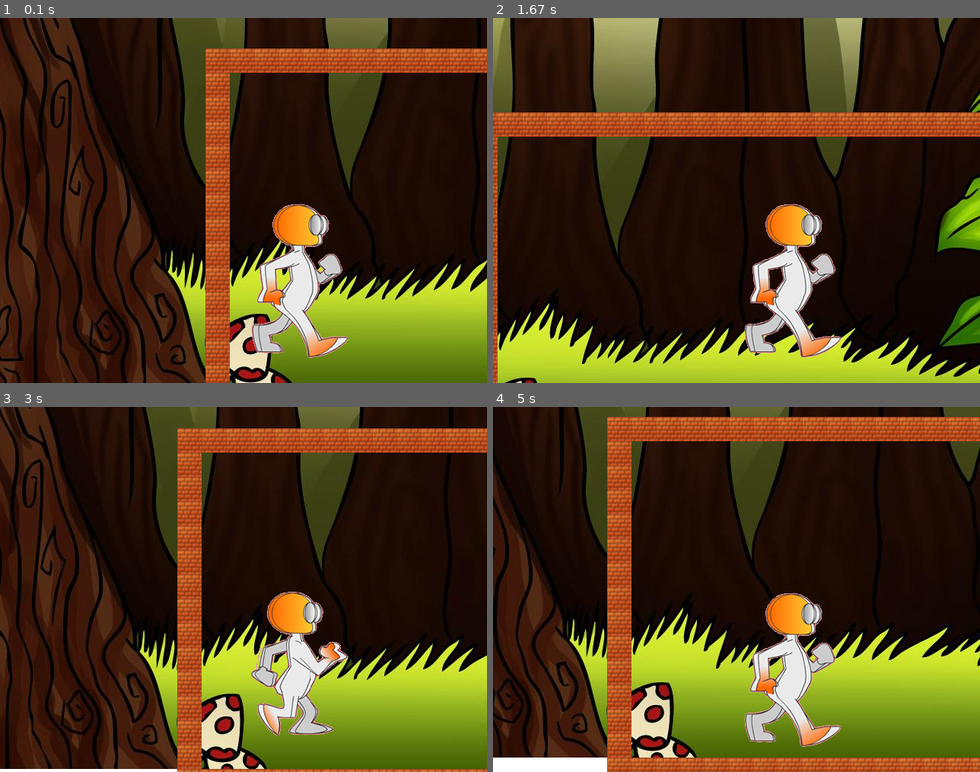
Above: before the commit, frames 1-4 (two rows, left to right).
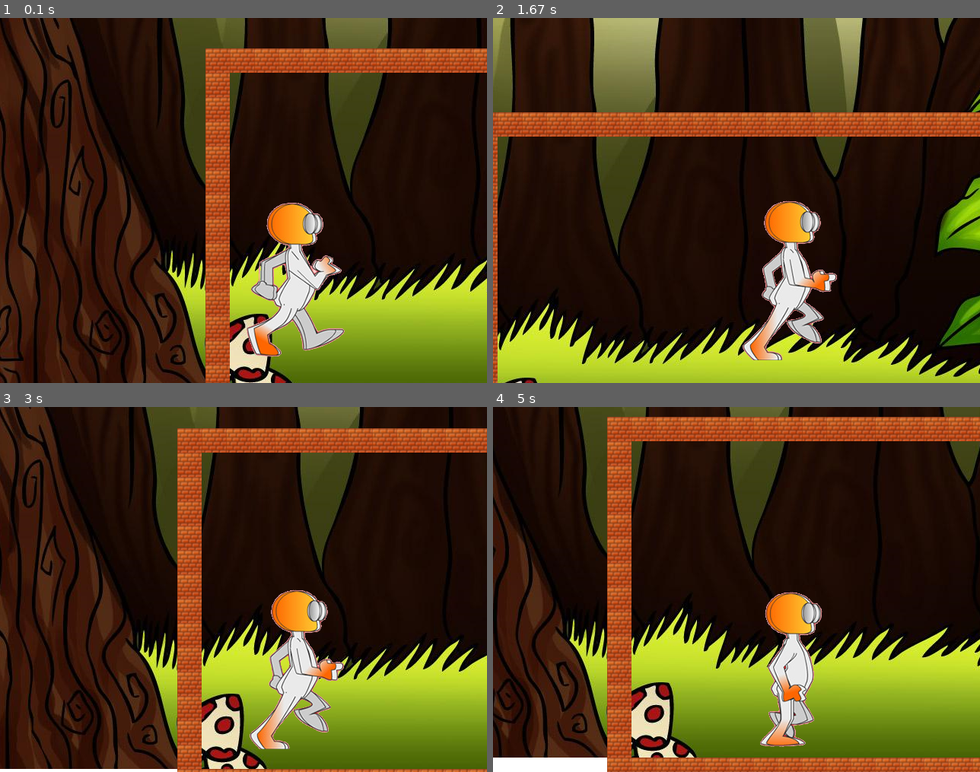
Above: after the commit, the same moments.

Repository: alsarazin/tuto_pygame
Game: pygame game, started from tuto.py
Same seed, same stepped clock (60 frames per second), same inputs: the game is played once before the commit and once after it.
Inputs:
- Up to frame 1 (0.1 s): no input
- Up to frame 2 (1.67 s): hold Right 0.33-0.8 s; hold Up 0.83-1.13 s; hold Right 1.17-1.63 s
- Up to frame 3 (3 s): hold Left 1.67-2.2 s; hold Down 2.23-2.53 s; hold Left 2.57-2.97 s
- Up to frame 4 (5 s): hold Up 3-3.37 s; hold Right 3.4-4.03 s; hold Down 4.07-4.43 s; hold Left 4.47-4.93 s; hold Right from 4.97 s (still down)

The runs differ from the first frame. In frame 1, 3.6% of the frame differs, in the area x 50-72%, y 50-94%; in frame 2, 3.6%, in the area x 51-72%, y 50-94%; in frame 3, 3.5%; in frame 4, 3.5%.

Commit message:
Walking animation occurs only when player moves

Diff:
--- a/player.py
+++ b/player.py
@@ -16,13 +16,15 @@
 		Constructor
 		'''
 		super(Player, self).__init__(*groups)
-		# zombie image
+
+		# OLD BABY ZOMBIE IMAGE
 		#self.image = pygame.image.load("zombie.png")
 		#self.image = pygame.transform.scale(self.image, (80,80))
 
-		self.anim_number = 1
-		self.animation = pygame.image.load("animation.png").convert_alpha()
-		#
+		self.anim_number = 0
+		self.animation = pygame.image.load("animation.png")
+
+		# TRANSPARENCY NOT SUPPORTED WITH THIS TECHNIQUE
 		#self.image = pygame.Surface((145,210))
 		#self.image.blit(self.animation, (0, 0), (0, 0, 145, 210))
 
@@ -30,18 +32,26 @@
 
 		self.rect = pygame.Rect((50, 200), self.image.get_size())
 
+		self.walking = False
+
 	def update(self, dt, game):
 		last = self.rect.copy()
+
+		self.walking = False
 
 		key = pygame.key.get_pressed()
 		if key[pygame.K_UP]:
 			self.rect.y -= 300 * dt
+			self.walking = True
 		if key[pygame.K_DOWN]:
 			self.rect.y += 300 * dt
+			self.walking = True
 		if key[pygame.K_LEFT]:
 			self.rect.x -= 300 * dt
+			self.walking = True
 		if key[pygame.K_RIGHT]:
 			self.rect.x += 300 * dt
+			self.walking = True
 
 		new = self.rect
 		for cell in pygame.sprite.spritecollide(self, game.walls, False):
@@ -58,6 +68,7 @@
 		self.groups()[0].camera_x = self.rect.x - game.width/2
 		self.groups()[0].camera_y = self.rect.y - game.height/2
 
-		self.anim_number = self.anim_number % 7
-		self.anim_number += 1
-		self.image = self.animation.subsurface((145*self.anim_number, 0, 145, 210))
+		if self.walking:
+			self.anim_number = self.anim_number % 7
+			self.anim_number += 1
+			self.image = self.animation.subsurface((145*self.anim_number, 0, 145, 210))
